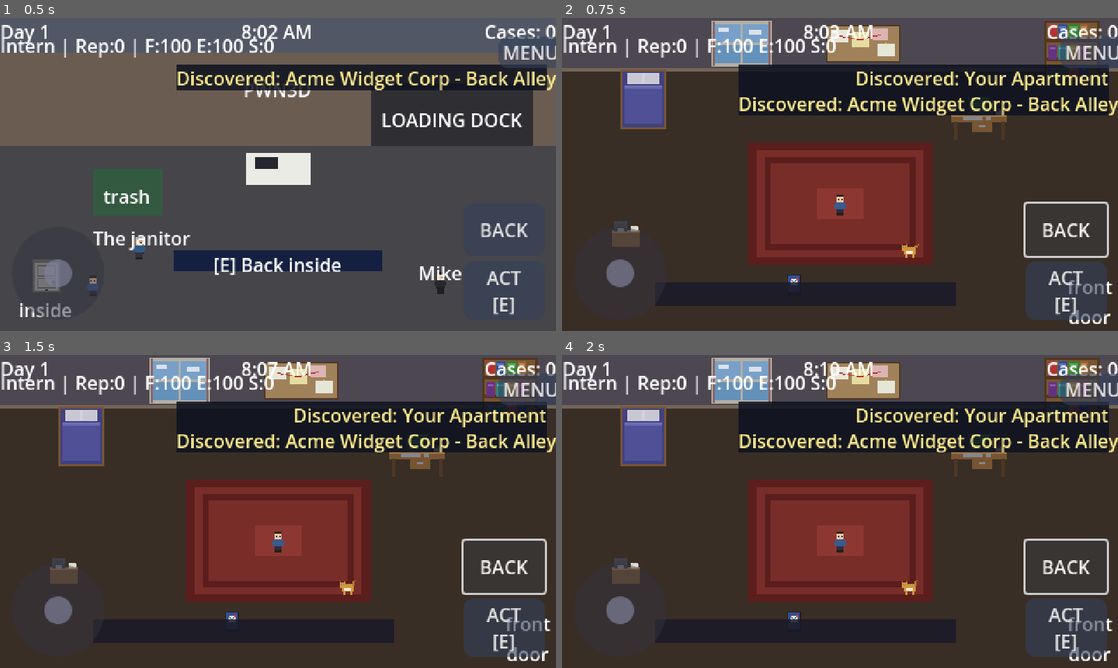
Above: before the commit, frames 1-4 (two rows, left to right).
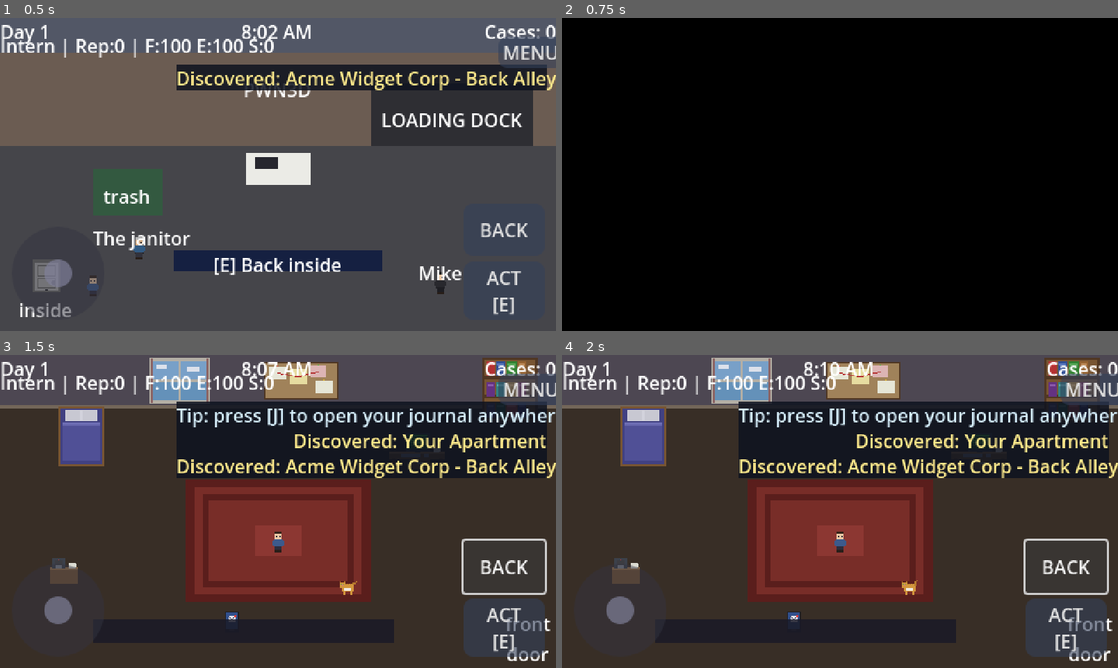
Above: after the commit, the same moments.

Repository: jbeley/dfir-godot
Game: Godot game, scene res://src/scenes/world/site_acme_alley.tscn
The game is run twice, just before and just after one commit, with the same random seed, the same clock (stepped at 60 frames per second) and the same inputs. This scene is started directly instead of the project's main scene. Sound files missing from this copy of the repository are replaced by a short silence.
Inputs:
- Up to frame 1 (0.5 s): no input
- Up to frame 2 (0.75 s): click "BACK" at 0.5 s
- Up to frame 3 (1.5 s): click "BACK" at 1.25 s
- Up to frame 4 (2 s): no input

Frame 1 is identical in both runs. In frame 2, 100% of the frame differs, in the area x 0-100%, y 0-100%; in frame 3, 8.9%; in frame 4, 8.9%.

Commit message:
polish(world): HUD heat indicator, fade transitions, journal hint, save/load
Pass 3 of release polish — closes the remaining quality gaps for cases
1 and 2:

  HUD heat indicator
    GameHUD now shows a "Heat | darklock:N" line at the top-right when
    any faction has > 0 heat. Tints amber once heat crosses
    THRESHOLD_NOTICED, red at THRESHOLD_HOSTILE. Connects to
    HeatManager.heat_changed at _ready and updates live.

  Scene-transition fade
    GameManager.change_scene now fades to black and back over 0.18s
    on each travel_to. Fade layer lives at CanvasLayer 90 so it sits
    above HUD/popups but is still skippable on quick traversals. Fade
    ticks via PROCESS_MODE_ALWAYS so it works during paused popups.

  First-time journal hint
    ToastManager.show_toast surfaces "Tip: press [J] to open your
    journal anywhere" the first time the player arrives anywhere that
    isn't the apartment. Persisted via user://saves/ui_flags.json so
    it doesn't re-fire on every new game / playthrough.

  Save/load round-trip persistence + validation
    JournalManager now persists registered_secret_ids in to_save_dict
    so the "X / Y secrets" denominator survives load before scenes
    re-_ready. Fixes the regression the round-trip caught: secrets
    found dropped to "9 / 0" right after load.

    Playthrough driver now exercises save/load: snapshot all journal
    + heat + world state, save_game(99), reset all autoloads, load_game,
    and assert structural equality on each block. 7 new checkpoints.

Validation: 153 unit tests pass. Playthrough: 60+ checkpoints PASS
including the round-trip. Heat indicator confirmed visible across
multiple post-van and post-SUV screenshots.

https://claude.ai/code/session_01ACEaBU8wiSehGmLUxyKfi3

Diff:
--- a/src/autoloads/game_manager.gd
+++ b/src/autoloads/game_manager.gd
@@ -2,12 +2,33 @@
 ## Global game state manager. Handles scene transitions, save/load, and game state.
 
 enum GameState { MENU, PLAYING, PAUSED }
+
+const FADE_DURATION: float = 0.18
 
 var current_state: GameState = GameState.MENU
 
 signal state_changed(new_state: GameState)
 signal scene_transition_started
 signal scene_transition_finished
+
+var _fade_layer: CanvasLayer
+var _fade_rect: ColorRect
+
+
+func _ready() -> void:
+	_setup_fade_layer()
+
+
+func _setup_fade_layer() -> void:
+	_fade_layer = CanvasLayer.new()
+	_fade_layer.layer = 90
+	_fade_layer.process_mode = Node.PROCESS_MODE_ALWAYS
+	add_child(_fade_layer)
+	_fade_rect = ColorRect.new()
+	_fade_rect.set_anchors_preset(Control.PRESET_FULL_RECT)
+	_fade_rect.color = Color(0, 0, 0, 0)
+	_fade_rect.mouse_filter = Control.MOUSE_FILTER_IGNORE
+	_fade_layer.add_child(_fade_rect)
 
 
 func change_state(new_state: GameState) -> void:
@@ -19,14 +40,25 @@
 
 func change_scene(scene_path: String) -> void:
 	scene_transition_started.emit()
+	await _fade_to(1.0)
 	# Use Godot's built-in scene changer - handles freeing old scene safely
 	var err := get_tree().change_scene_to_file(scene_path)
 	if err != OK:
 		push_error("Failed to change scene to: %s (error %d)" % [scene_path, err])
+		await _fade_to(0.0)
 		return
 	# Wait for the scene to be ready
 	await get_tree().tree_changed
+	await _fade_to(0.0)
 	scene_transition_finished.emit()
+
+
+func _fade_to(target_alpha: float) -> void:
+	if _fade_rect == null:
+		return
+	var tween: Tween = create_tween()
+	tween.tween_property(_fade_rect, "color:a", target_alpha, FADE_DURATION)
+	await tween.finished
 
 
 func save_game(slot: int = 0) -> void:
--- a/src/autoloads/journal_manager.gd
+++ b/src/autoloads/journal_manager.gd
@@ -135,12 +135,19 @@
 
 
 func to_save_dict() -> Dictionary:
+	# Persist the registered_secret_ids set as a list so the "X / Y" counter
+	# survives load even before scenes have re-_ready'd. Just the ids — no
+	# lore text — so unfound secrets stay anonymous to anyone reading saves.
+	var registered: Array[String] = []
+	for sid: StringName in _registered_secret_ids:
+		registered.append(String(sid))
 	return {
 		"locations_visited": _stringify_keys(_locations_visited),
 		"npcs_met": _stringify_keys(_npcs_met),
 		"secrets_found": _stringify_keys(_secrets_found),
 		"rumors_heard": _stringify_keys(_rumors_heard),
 		"faction_standing": _stringify_keys(_faction_standing),
+		"registered_secret_ids": registered,
 	}
 
 
@@ -151,6 +158,10 @@
 	_secrets_found = _restore_dict_of_dicts(data.get("secrets_found", {}))
 	_rumors_heard = _restore_string_dict(data.get("rumors_heard", {}))
 	_faction_standing = _restore_int_dict(data.get("faction_standing", {}))
+	var registered: Variant = data.get("registered_secret_ids", [])
+	if registered is Array:
+		for v: Variant in registered:
+			_registered_secret_ids[StringName(str(v))] = true
 
 
 func _stringify_keys(d: Dictionary) -> Dictionary:
--- a/src/autoloads/playthrough_driver.gd
+++ b/src/autoloads/playthrough_driver.gd
@@ -201,6 +201,12 @@
 		"darklock heat escalated past acme baseline",
 		HeatManager.get_heat(&"darklock") > heat_after_acme
 	)
+
+	# Save/load round-trip: persist state, wipe in-memory state, reload, and
+	# verify the journal/heat/world state is identical. Catches regressions
+	# in the GameManager save format and the *_save_dict / from_save_dict
+	# implementations.
+	await _save_load_roundtrip()
 
 	# Open the journal as the final visual; flip through the tabs.
 	await _press_journal()
@@ -227,6 +233,60 @@
 	get_tree().quit()
 
 
+func _save_load_roundtrip() -> void:
+	# Snapshot expected values from in-memory state.
+	var expected_locations: Dictionary = JournalManager.get_locations_visited().duplicate(true)
+	var expected_npcs: Dictionary = JournalManager.get_npcs_met().duplicate(true)
+	var expected_secrets: Dictionary = JournalManager.get_secrets_found().duplicate(true)
+	var expected_rumors: Dictionary = JournalManager.get_rumors_heard().duplicate(true)
+	var expected_factions: Dictionary = JournalManager.get_all_faction_standings().duplicate(true)
+	var expected_heat: Dictionary = HeatManager.get_all_heat().duplicate(true)
+	var expected_discovered: Array[StringName] = WorldManager.discovered_locations.duplicate()
+
+	# Persist + wipe + restore.
+	GameManager.save_game(99)
+	JournalManager.reset()
+	HeatManager.reset()
+	WorldManager.reset()
+	_check("post-reset journal is empty", JournalManager.get_npcs_met().is_empty())
+	_check("post-reset heat is empty", HeatManager.get_all_heat().is_empty())
+	_check("post-reset world has no discoveries", WorldManager.discovered_locations.is_empty())
+
+	var ok: bool = GameManager.load_game(99)
+	_check("load_game returned true", ok)
+
+	_check("locations restored", _dicts_equal(
+		JournalManager.get_locations_visited(), expected_locations, "locations"))
+	_check("npcs restored", _dicts_equal(
+		JournalManager.get_npcs_met(), expected_npcs, "npcs"))
+	_check("secrets restored", _dicts_equal(
+		JournalManager.get_secrets_found(), expected_secrets, "secrets"))
+	_check("rumors restored", _dicts_equal(
+		JournalManager.get_rumors_heard(), expected_rumors, "rumors"))
+	_check("factions restored", _dicts_equal(
+		JournalManager.get_all_faction_standings(), expected_factions, "factions"))
+	_check("heat restored", _dicts_equal(
+		HeatManager.get_all_heat(), expected_heat, "heat"))
+	_check("discovered locations count matches",
+		WorldManager.discovered_locations.size() == expected_discovered.size())
+
+
+func _dicts_equal(got: Dictionary, want: Dictionary, label: String) -> bool:
+	if got.size() != want.size():
+		print("  diff[%s]: size mismatch got=%d want=%d" % [label, got.size(), want.size()])
+		return false
+	for k: Variant in want:
+		if not got.has(k):
+			print("  diff[%s]: missing key %s" % [label, k])
+			return false
+		# `==` on Dictionary is structural and order-independent in GDScript;
+		# don't compare via str() because that prints insertion order.
+		if got[k] != want[k]:
+			print("  diff[%s]: %s got=%s want=%s" % [label, k, got[k], want[k]])
+			return false
+	return true
+
+
 func _interact_step(target: Vector2, expected_node_name: String, label: String) -> void:
 	## Walk to an interactable, press E, capture the popup, then dismiss it.
 	await _walk_to(target)
--- a/src/autoloads/toast_manager.gd
+++ b/src/autoloads/toast_manager.gd
@@ -154,6 +154,61 @@
 			loc_name = loc.display_name
 	show_toast("Discovered: %s" % loc_name, "discovery")
 	_play("location_arrived")
+	_maybe_first_journal_hint(location_id)
+
+
+func _maybe_first_journal_hint(location_id: StringName) -> void:
+	# When the player first leaves the apartment for *anywhere* else, surface
+	# the J keybind so they know the journal exists.
+	if location_id == &"apartment":
+		return
+	if _journal_hint_shown():
+		return
+	_remember_journal_hint_shown()
+	# Slight delay so it lands after the "Discovered" toast.
+	await get_tree().create_timer(1.4, true).timeout
+	show_toast("Tip: press [J] to open your journal anywhere", "info")
+
+
+func _journal_hint_shown() -> bool:
+	return _persistent_flag("journal_hint_shown")
+
+
+func _remember_journal_hint_shown() -> void:
+	_set_persistent_flag("journal_hint_shown", true)
+
+
+const _FLAG_PATH: String = "user://saves/ui_flags.json"
+
+
+func _persistent_flag(key: String) -> bool:
+	if not FileAccess.file_exists(_FLAG_PATH):
+		return false
+	var f: FileAccess = FileAccess.open(_FLAG_PATH, FileAccess.READ)
+	if f == null:
+		return false
+	var data: Variant = JSON.parse_string(f.get_as_text())
+	f.close()
+	if data is Dictionary:
+		return bool(data.get(key, false))
+	return false
+
+
+func _set_persistent_flag(key: String, value: bool) -> void:
+	DirAccess.make_dir_recursive_absolute("user://saves")
+	var data: Dictionary = {}
+	if FileAccess.file_exists(_FLAG_PATH):
+		var fr: FileAccess = FileAccess.open(_FLAG_PATH, FileAccess.READ)
+		if fr:
+			var parsed: Variant = JSON.parse_string(fr.get_as_text())
+			fr.close()
+			if parsed is Dictionary:
+				data = parsed
+	data[key] = value
+	var fw: FileAccess = FileAccess.open(_FLAG_PATH, FileAccess.WRITE)
+	if fw:
+		fw.store_string(JSON.stringify(data))
+		fw.close()
 
 
 func _on_journal_secret_found(_secret_id: StringName) -> void:
--- a/src/scenes/hud/game_hud.gd
+++ b/src/scenes/hud/game_hud.gd
@@ -6,6 +6,7 @@
 @onready var case_count_label: Label = %CaseCountLabel
 @onready var stats_label: Label = %StatsLabel
 @onready var notification_label: Label = %NotificationLabel
+@onready var heat_label: Label = %HeatLabel
 
 var _notification_timer: float = 0.0
 
@@ -17,8 +18,11 @@
 	CaseManager.case_deadline_warning.connect(_on_deadline_warning)
 	ReputationManager.stats_changed.connect(_update_stats)
 	ReputationManager.promoted.connect(_on_promoted)
+	if HeatManager and HeatManager.has_signal("heat_changed"):
+		HeatManager.heat_changed.connect(_on_heat_changed)
 	notification_label.visible = false
 	_update_all()
+	_update_heat()
 
 
 func _process(delta: float) -> void:
@@ -75,3 +79,36 @@
 	notification_label.text = text
 	notification_label.visible = true
 	_notification_timer = duration
+
+
+func _on_heat_changed(_faction_id: StringName, _heat: float) -> void:
+	_update_heat()
+
+
+func _update_heat() -> void:
+	if heat_label == null:
+		return
+	if HeatManager == null:
+		heat_label.visible = false
+		return
+	var standings: Dictionary = HeatManager.get_all_heat()
+	var parts: PackedStringArray = PackedStringArray()
+	var hottest: float = 0.0
+	for fid: Variant in standings:
+		var amt: float = float(standings[fid])
+		if amt <= 0.0:
+			continue
+		hottest = maxf(hottest, amt)
+		parts.append("%s:%d" % [String(fid), int(amt)])
+	if parts.is_empty():
+		heat_label.visible = false
+		return
+	heat_label.visible = true
+	heat_label.text = "Heat | " + " ".join(parts)
+	# Tint warmer as heat climbs.
+	var color: Color = Color(0.85, 0.85, 0.7)
+	if hottest >= HeatManager.THRESHOLD_HOSTILE:
+		color = Color(1.0, 0.45, 0.4)
+	elif hottest >= HeatManager.THRESHOLD_NOTICED:
+		color = Color(1.0, 0.75, 0.4)
+	heat_label.add_theme_color_override("font_color", color)
--- a/src/scenes/hud/game_hud.tscn
+++ b/src/scenes/hud/game_hud.tscn
@@ -52,3 +52,18 @@
 offset_right = 80.0
 offset_bottom = 36.0
 horizontal_alignment = 1
+
+[node name="HeatLabel" type="Label" parent="."]
+unique_name_in_owner = true
+visible = false
+anchors_preset = 1
+anchor_left = 1.0
+anchor_top = 0.0
+anchor_right = 1.0
+anchor_bottom = 0.0
+offset_left = -160.0
+offset_top = 26.0
+offset_right = -8.0
+offset_bottom = 38.0
+text = ""
+horizontal_alignment = 2
